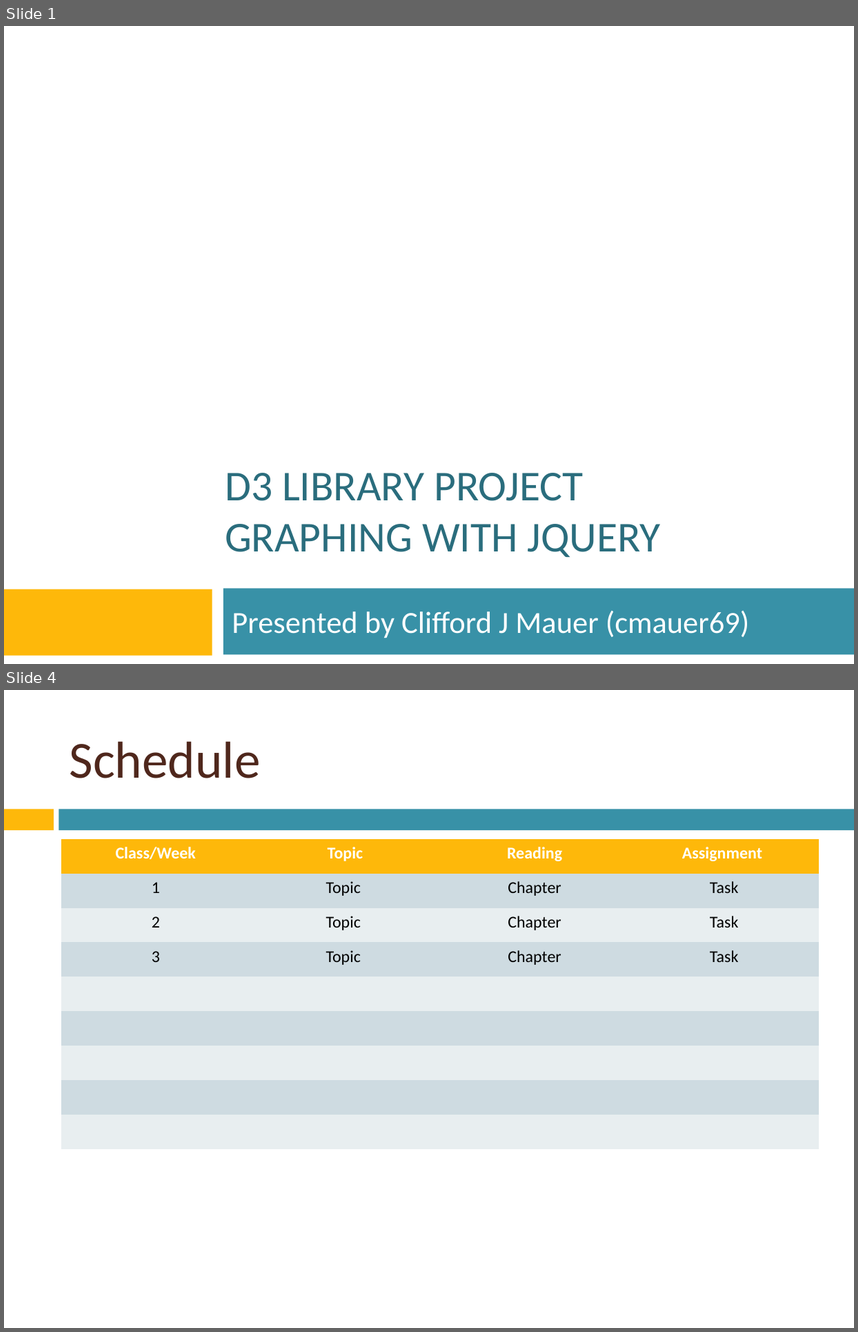
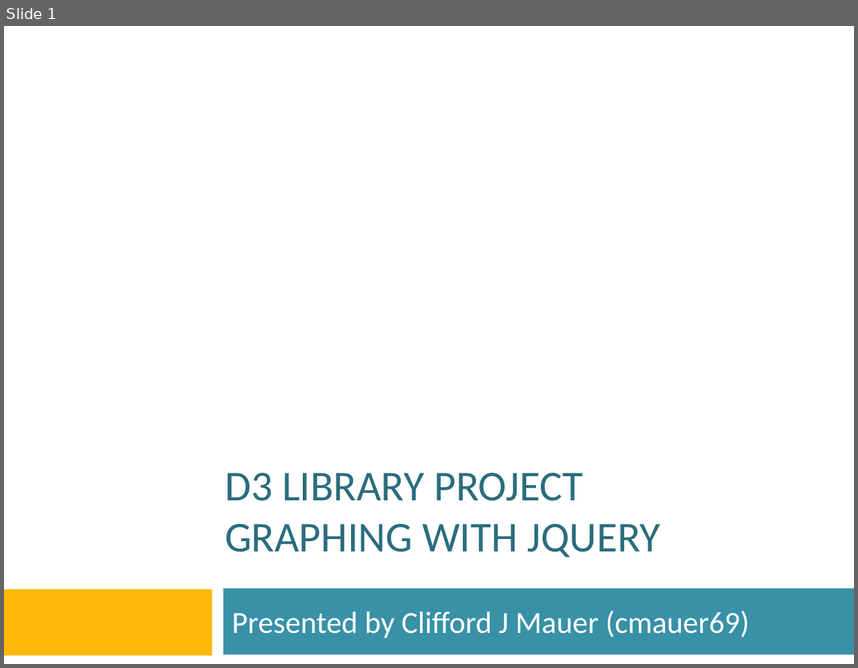
Before and after one commit to htc-ccis2591/js-library-project, a slide deck: D3-Library-project.pptx. Shown one above the other, each under a label of ours: slides 1 and 4 before the commit, slide 1 after it; the slides between them are not shown. The pictures are 858x1332 and 858x668 pixels, drawn with LibreOffice and Linux fonts; fonts in the diff are those of the drawing; background and template pictures are left out. Boxes give left, top, right and bottom in pixels: in the first picture for what was removed or moved away, otherwise in the second. Text is boxed around its words. In the diff, an @@ line names an element or a change of style, - is before the commit and + after.

```diff
--- a/D3-Library-project.pptx
+++ b/D3-Library-project.pptx
@@ slide 4 removed at (4, 690, 854, 1328), background picture (left out) @@
@@ title removed at (70, 741, 261, 778) @@
-Schedule
@@ rectangle removed at (4, 809, 53, 830) @@
@@ rectangle removed at (59, 809, 854, 830) @@
@@ table removed at (61, 839, 819, 1149), 9 rows, 4 columns @@
-Class/Week | Topic | Reading | Assignment
-1 | Topic | Chapter | Task
-2 | Topic | Chapter | Task
-3 | Topic | Chapter | Task
- |  |  | 
- |  |  | 
- |  |  | 
- |  |  | 
- |  |  | 
```
Also in this commit, not shown: 3 slides changed, 16 slides added, 15 other slides removed.
